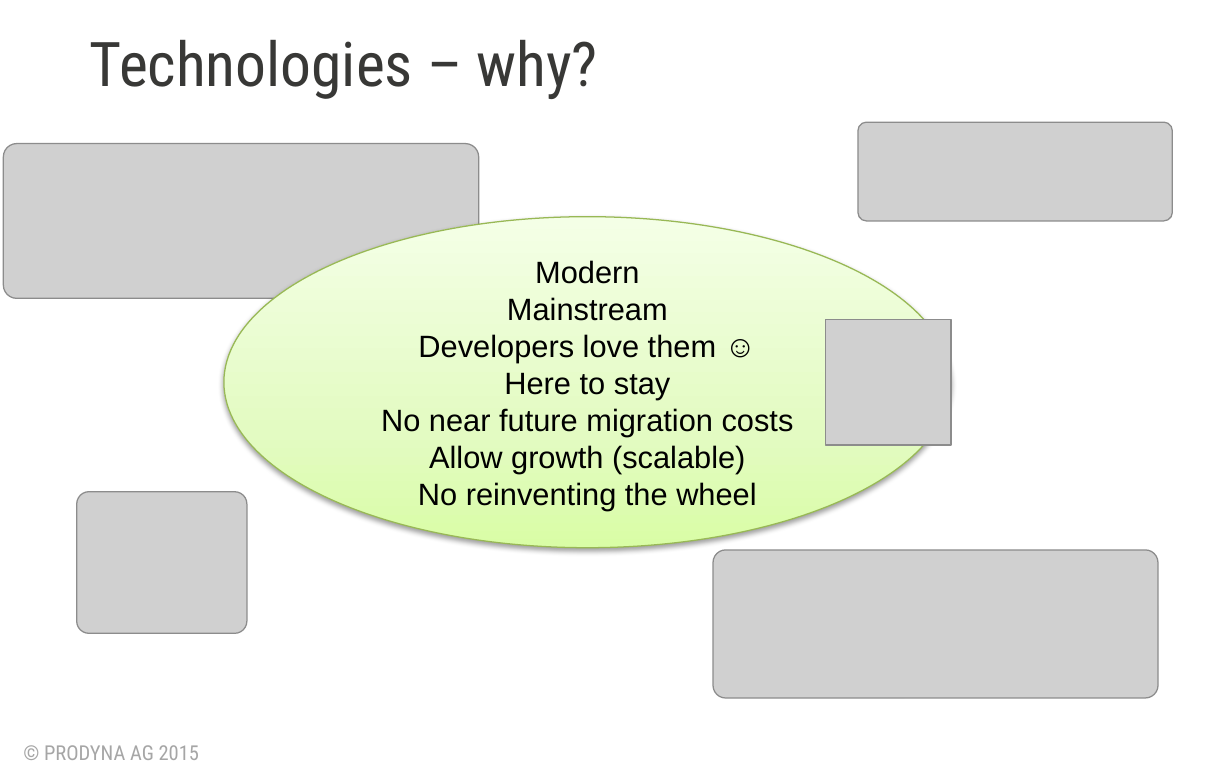
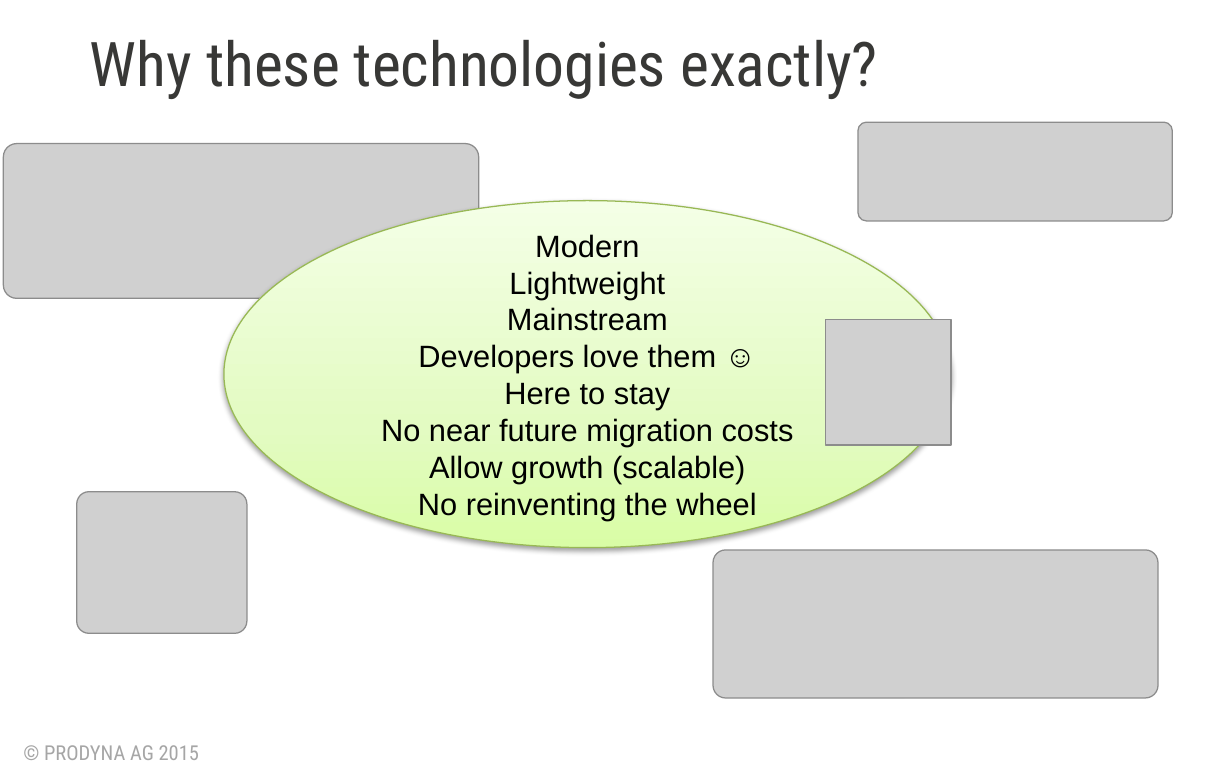
Before and after one commit to BGligorijevic/pac-slides, a slide deck: slide 7 of PAC-final-presentation.pptx. Drawn at 1232x770 pixels with LibreOffice and Linux fonts; fonts in the diff are those of the drawing; grey boxes stand for pictures; background and template pictures are left out. Boxes give left, top, right and bottom in pixels: in the first picture for what was removed or moved away, otherwise in the second. Text is boxed around its words. In the diff, an @@ line names an element or a change of style, - is before the commit and + after.

```diff
--- a/PAC-final-presentation.pptx
+++ b/PAC-final-presentation.pptx
@@ text at [90, 39, 878, 99]: text changed @@
-Technologies – why?
+Why these technologies exactly?
@@ ellipse "Modern": place and size @@
-ellipse "Modern" at [224, 217, 951, 548]
+ellipse "Modern" at [224, 201, 951, 548]
@@ text in ellipse at [509, 271, 665, 299]: paragraph added @@
+Lightweight
```
Also in this commit, not shown: 8 other slides changed, 2 slides added, 1 slide removed.
